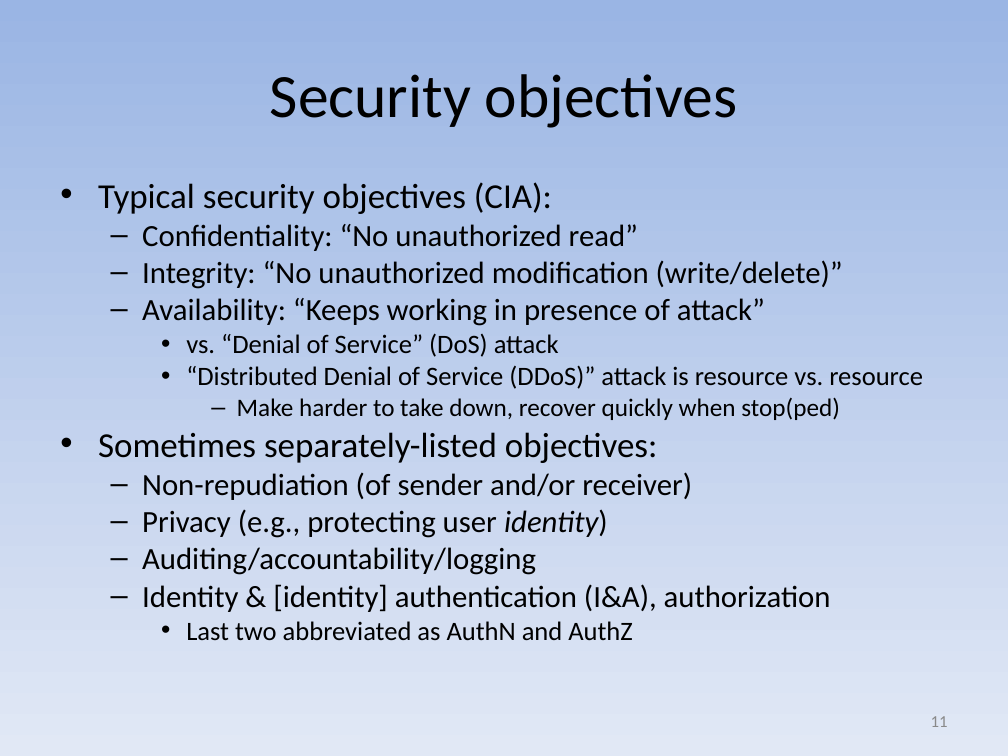
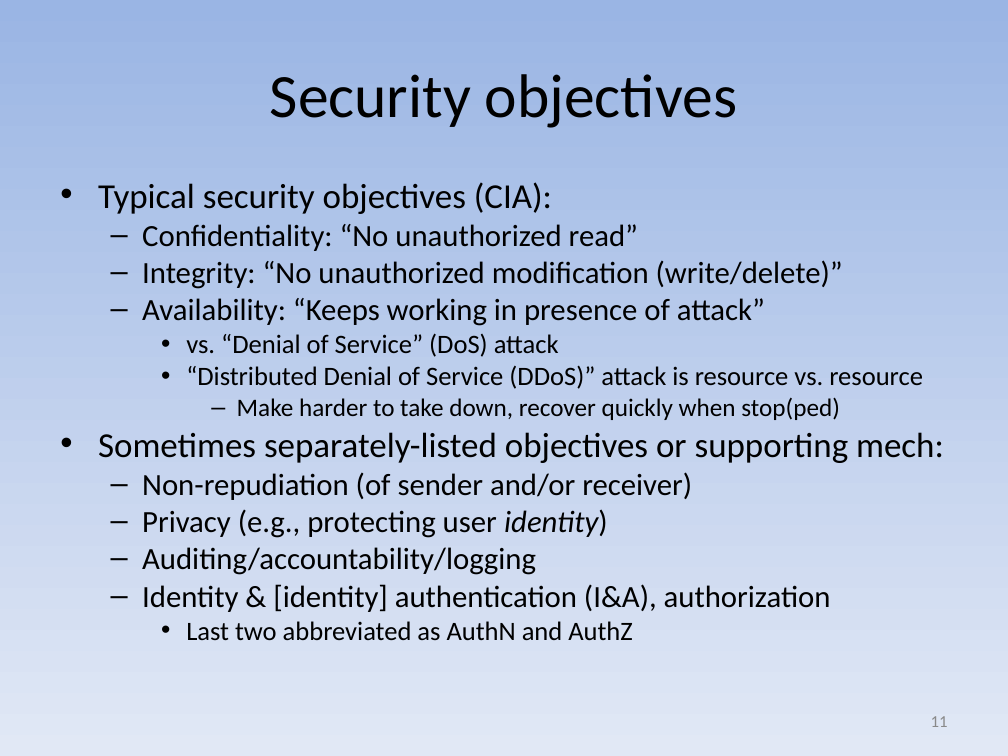
Before and after one commit to david-a-wheeler/david-a-wheeler.github.io, a slide deck: slide 11 of secure-class/presentations/Secure-Software-1-Introduction.ppt. Drawn at 1008x756 pixels with LibreOffice and Linux fonts; fonts in the diff are those of the drawing. Boxes give left, top, right and bottom in pixels: in the first picture for what was removed or moved away, otherwise in the second. Text is boxed around its words. In the diff, an @@ line names an element or a change of style, - is before the commit and + after.

```diff
--- a/secure-class/presentations/Secure-Software-1-Introduction.ppt
+++ b/secure-class/presentations/Secure-Software-1-Introduction.ppt
@@ text at [98, 432, 944, 463]: text changed @@
-• Sometimes separately-listed objectives:
+• Sometimes separately-listed objectives or supporting mech:
```
Also in this commit, not shown: 1 other slide changed, 1 slide added, 2 other files.
